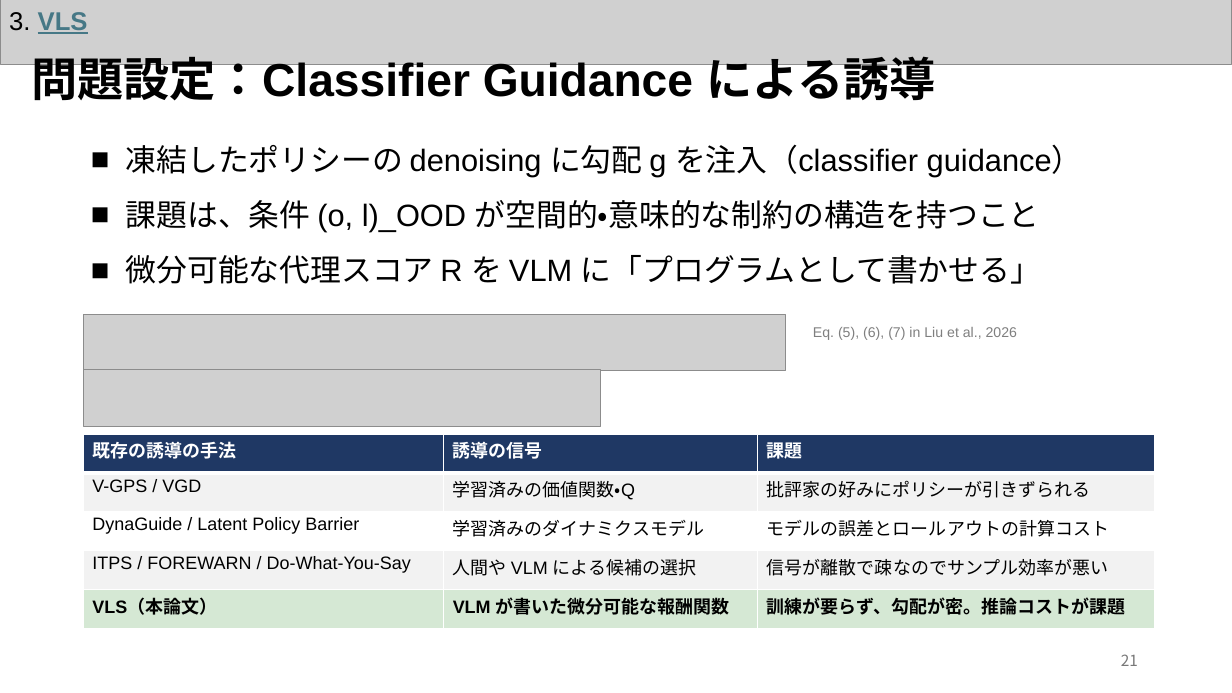
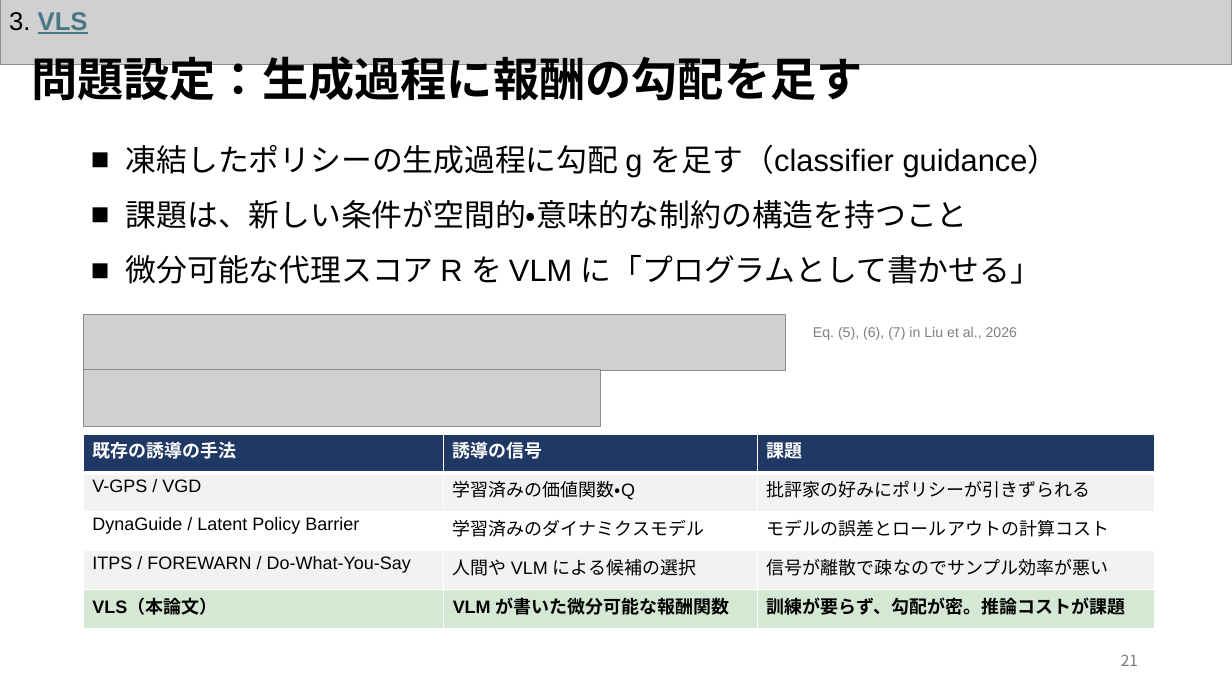
Before and after one commit to Azuma413/PaperPresentationSlides, a slide deck: slide 22 of 20261105_KaneyoshiHiratsuka_SurveySlide.pptx. Drawn at 1232x693 pixels with LibreOffice and Linux fonts; fonts in the diff are those of the drawing; grey boxes stand for pictures. Boxes give left, top, right and bottom in pixels: in the first picture for what was removed or moved away, otherwise in the second. Text is boxed around its words. In the diff, an @@ line names an element or a change of style, - is before the commit and + after.

```diff
--- a/20261105_KaneyoshiHiratsuka_SurveySlide.pptx
+++ b/20261105_KaneyoshiHiratsuka_SurveySlide.pptx
@@ text at <box>31,56,863,108</box>: text changed @@
-問題設定：Classifier Guidance による誘導
+問題設定：生成過程に報酬の勾配を足す
@@ text at <box>126,144,1059,229</box>: text changed @@
-■ 凍結したポリシーの denoising に勾配 g を注入（classifier guidance）
-■ 課題は、条件 (o, l)_OOD が空間的・意味的な制約の構造を持つこと
+■ 凍結したポリシーの生成過程に勾配 g を足す（classifier guidance）
+■ 課題は、新しい条件が空間的・意味的な制約の構造を持つこと
```
Also in this commit, not shown: 21 other slides changed, 3 other files.
